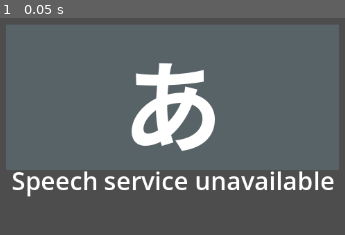
Above: before the commit, frame 1.
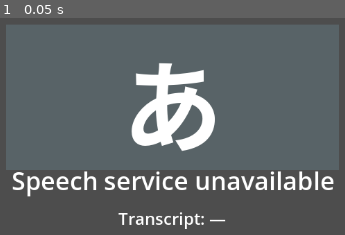
Above: after the commit, the same moment.

Repository: Salty-Scorpon/KanaLoop
Game: Godot game, scene res://KanaReadingPractice.tscn
The game is run twice, just before and just after one commit, with the same random seed, the same clock (stepped at 60 frames per second) and the same inputs. This scene is started directly instead of the project's main scene.
Inputs:
- Up to frame 1 (0.05 s): no input

The runs differ from the first frame. In frame 1, 0.6% of the frame differs, in the area x 34-66%, y 89-98%.

Commit message:
Add transcript display to reading practice

Diff:
--- a/kana-loop/KanaLoop/kana_reading_practice.gd
+++ b/kana-loop/KanaLoop/kana_reading_practice.gd
@@ -5,6 +5,7 @@
 @export var mic_streamer: VoskMicStreamer
 @export var kana_label: Label
 @export var status_label: Label
+@export var transcript_label: Label
 @export var animation_player: AnimationPlayer
 
 const PROMPT_DELAY_SECONDS := 0.6
@@ -23,6 +24,8 @@
 		kana_label = $KanaLabel
 	if status_label == null and has_node("StatusLabel"):
 		status_label = $StatusLabel
+	if transcript_label == null and has_node("TranscriptLabel"):
+		transcript_label = $TranscriptLabel
 	if animation_player == null and has_node("AnimationPlayer"):
 		animation_player = $AnimationPlayer
 	if animation_player and not animation_player.animation_finished.is_connected(_on_animation_finished):
@@ -73,29 +76,38 @@
 		LessonFSM.LessonState.PROMPT:
 			_set_kana_from_context(context)
 			_set_status_text("Get ready")
+			_set_transcript_text(_format_transcript(""))
 			_play_animation("IdleGlow")
 			_start_prompt_delay()
 		LessonFSM.LessonState.LISTENING:
 			_set_kana_from_context(context)
 			_set_status_text("Speak now")
+			_set_transcript_text(_format_transcript(""))
 			_play_animation("IdleGlow")
 			_start_listen_timeout()
 		LessonFSM.LessonState.PROCESSING:
 			_set_status_text("Checking...")
+			_set_transcript_text(_format_transcript(context.get("transcript", "")))
 		LessonFSM.LessonState.FEEDBACK:
 			_set_kana_from_context(context)
 			_show_feedback(context)
+			_set_transcript_text(_format_transcript(context.get("transcript", "")))
 			_start_feedback_delay()
 		LessonFSM.LessonState.END:
 			_set_status_text("Lesson complete")
+			_set_transcript_text(_format_transcript(context.get("transcript", "")))
 		LessonFSM.LessonState.IDLE:
 			_set_status_text("")
+			_set_transcript_text(_format_transcript(""))
 		LessonFSM.LessonState.ERROR_NO_MIC:
 			_set_status_text("Microphone not detected")
+			_set_transcript_text(_format_transcript(context.get("transcript", "")))
 		LessonFSM.LessonState.ERROR_VOSK_UNAVAILABLE:
 			_set_status_text("Speech service unavailable")
+			_set_transcript_text(_format_transcript(context.get("transcript", "")))
 		LessonFSM.LessonState.ERROR_TIMEOUT:
 			_set_status_text("Timed out — try again")
+			_set_transcript_text(_format_transcript(context.get("transcript", "")))
 
 func _set_kana_from_context(context: Dictionary) -> void:
 	if kana_label == null:
@@ -111,6 +123,16 @@
 func _set_status_text(text: String) -> void:
 	if status_label:
 		status_label.text = text
+
+func _set_transcript_text(text: String) -> void:
+	if transcript_label:
+		transcript_label.text = text
+
+func _format_transcript(value: Variant) -> String:
+	var transcript := str(value).strip_edges()
+	if transcript.is_empty():
+		return "Transcript: —"
+	return "Transcript: %s" % transcript
 
 func _show_feedback(context: Dictionary) -> void:
 	var is_correct := _is_grade_correct(context)
--- a/kana-loop/KanaReadingPractice.tscn
+++ b/kana-loop/KanaReadingPractice.tscn
@@ -12,6 +12,7 @@
 script = ExtResource("1_wll0c")
 kana_label = NodePath("KanaLabel")
 status_label = NodePath("StatusLabel")
+transcript_label = NodePath("TranscriptLabel")
 animation_player = NodePath("AnimationPlayer")
 
 [node name="GlowRect" type="ColorRect" parent="."]
@@ -59,6 +60,22 @@
 text = "Speak now"
 theme_override_font_sizes/font_size = 36
 
+[node name="TranscriptLabel" type="Label" parent="."]
+anchor_left = 0.5
+anchor_top = 0.5
+anchor_right = 0.5
+anchor_bottom = 0.5
+offset_left = -250.0
+offset_top = 110.0
+offset_right = 250.0
+offset_bottom = 150.0
+grow_horizontal = 2
+grow_vertical = 2
+horizontal_alignment = 1
+vertical_alignment = 1
+text = "Transcript: —"
+theme_override_font_sizes/font_size = 24
+
 [node name="AnimationPlayer" type="AnimationPlayer" parent="."]
 
 [node name="IdleGlow" type="Animation" parent="AnimationPlayer"]
